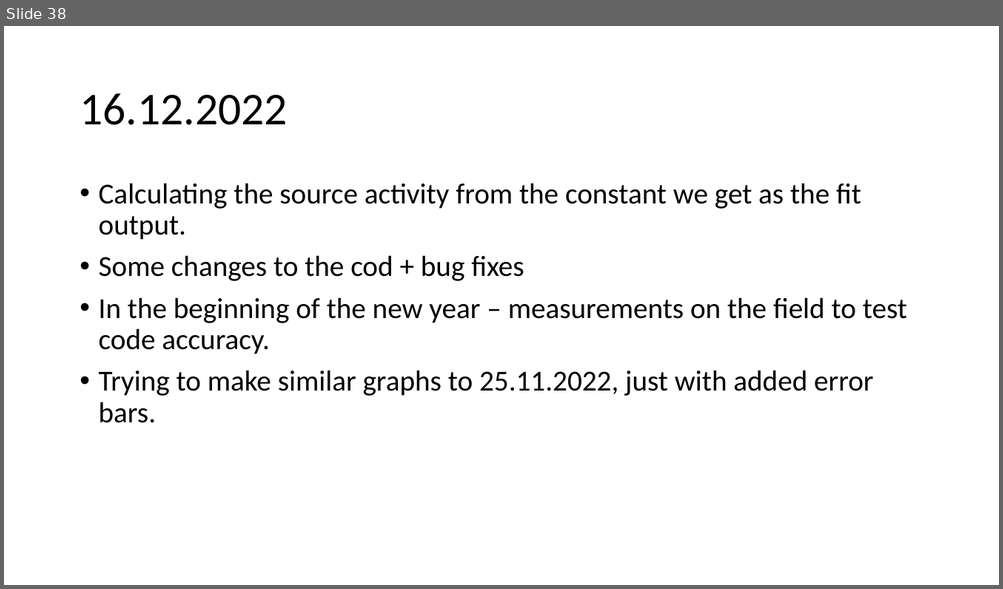
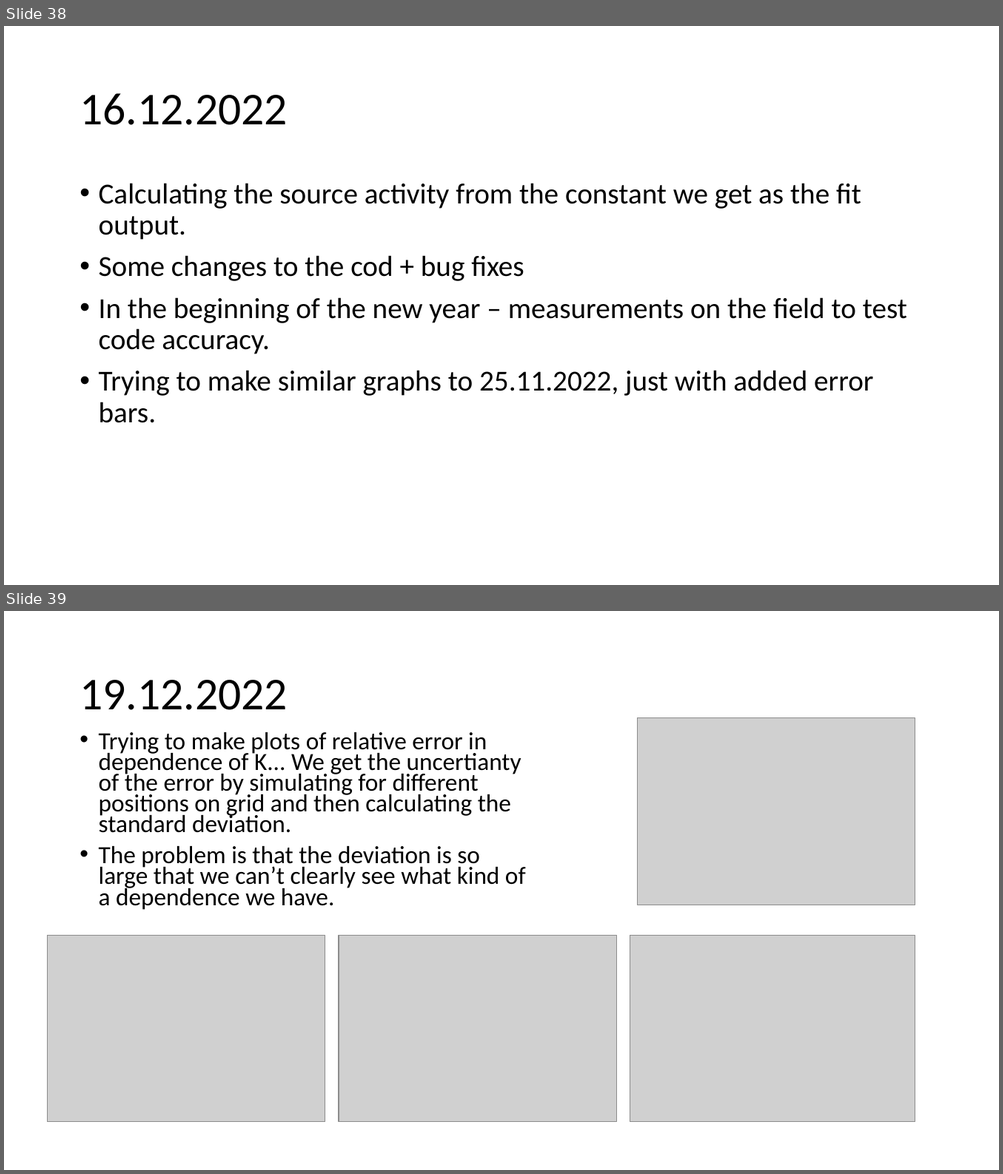
Before and after one commit to urhtrinko/DroneRadioactivity_student_job, a slide deck: reports/work_diary.pptx. Shown one above the other, each under a label of ours: slide 38 before the commit, slides 38 and 39 after it. The pictures are 1003x589 and 1003x1174 pixels, drawn with LibreOffice and Linux fonts; fonts in the diff are those of the drawing; grey boxes stand for pictures. Boxes give left, top, right and bottom in pixels: in the first picture for what was removed or moved away, otherwise in the second. Text is boxed around its words. In the diff, an @@ line names an element or a change of style, - is before the commit and + after.

```diff
--- a/reports/work_diary.pptx
+++ b/reports/work_diary.pptx
@@ slide 39 added at (4,611,999,1170), background #FFFFFF @@
@@ title added at (79,680,287,710), 44 pt, text #000000 @@
+19.12.2022
@@ picture added at (637,718,915,906) @@
@@ text added at (99,732,526,910), 23.8 pt, text #000000 @@
+• Trying to make plots of relative error in dependence of K... We get the uncertianty of the error by simulating for different positions on grid and then calculating the standard deviation.
+• The problem is that the deviation is so large that we can’t clearly see what kind of a dependence we have.
@@ picture added at (47,936,325,1123) @@
@@ picture added at (338,936,616,1123) @@
@@ picture added at (630,936,915,1123) @@
```
